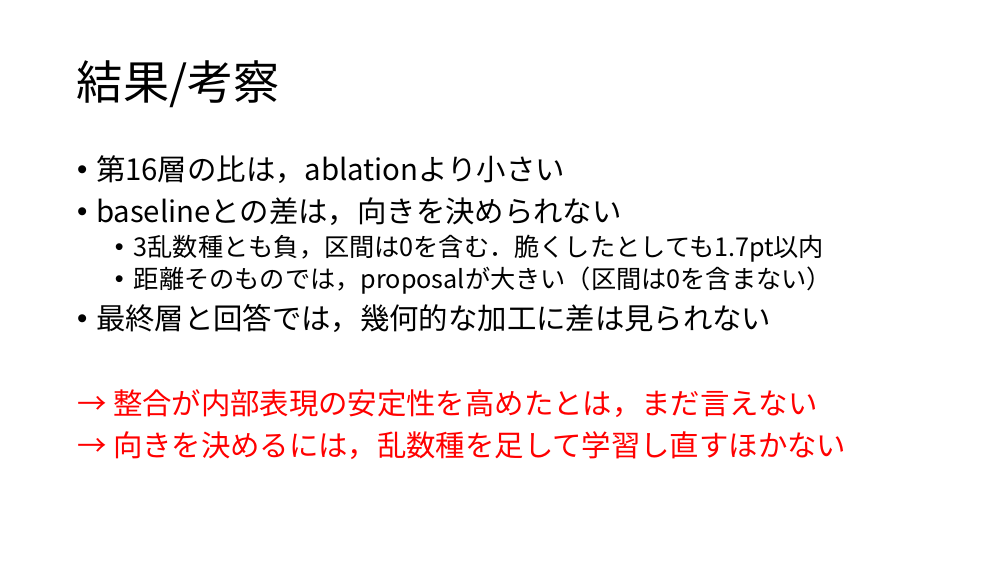
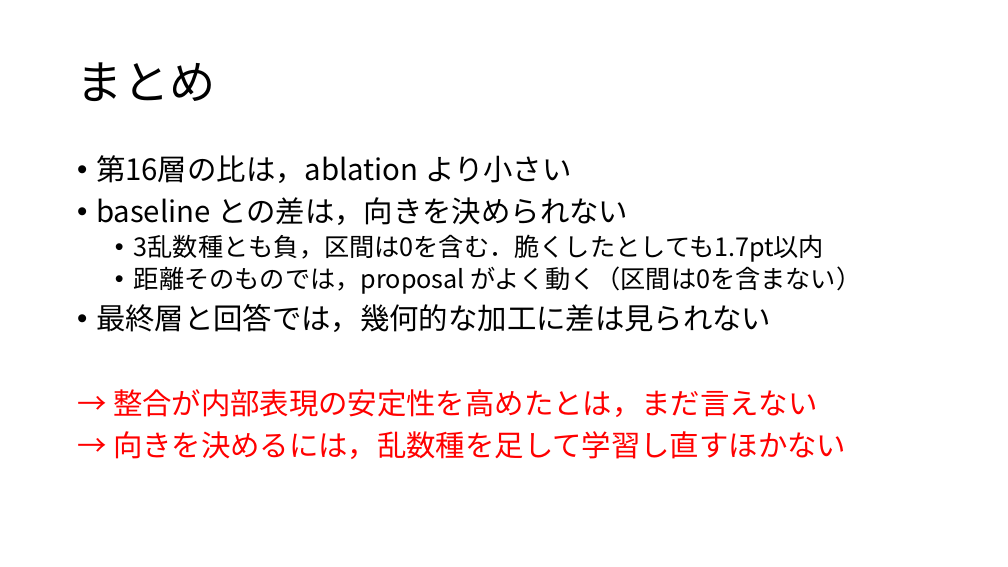
Before and after one commit to tomoking2004/cotar, a slide deck: slide 13 of presentations/20261030_進捗報告.pptx. Drawn at 1008x567 pixels with LibreOffice and Linux fonts; fonts in the diff are those of the drawing. Boxes give left, top, right and bottom in pixels: in the first picture for what was removed or moved away, otherwise in the second. Text is boxed around its words. In the diff, an @@ line names an element or a change of style, - is before the commit and + after.

```diff
--- a/presentations/20261030_進捗報告.pptx
+++ b/presentations/20261030_進捗報告.pptx
@@ title at (x1=77, y1=62, x2=216, y2=101): text changed @@
-結果/考察
+まとめ
@@ text at (x1=96, y1=155, x2=628, y2=225): spaces changed @@
-• 第16層の比は，ablationより小さい
-• baselineとの差は，向きを決められない
+• 第16層の比は，ablation より小さい
+• baseline との差は，向きを決められない
@@ text at (x1=134, y1=266, x2=862, y2=294): text changed @@
-  • 距離そのものでは，proposalが大きい（区間は0を含まない）
+  • 距離そのものでは，proposal がよく動く（区間は0を含まない）
```
Also in this commit, not shown: 14 other slides changed, 1 other file.
